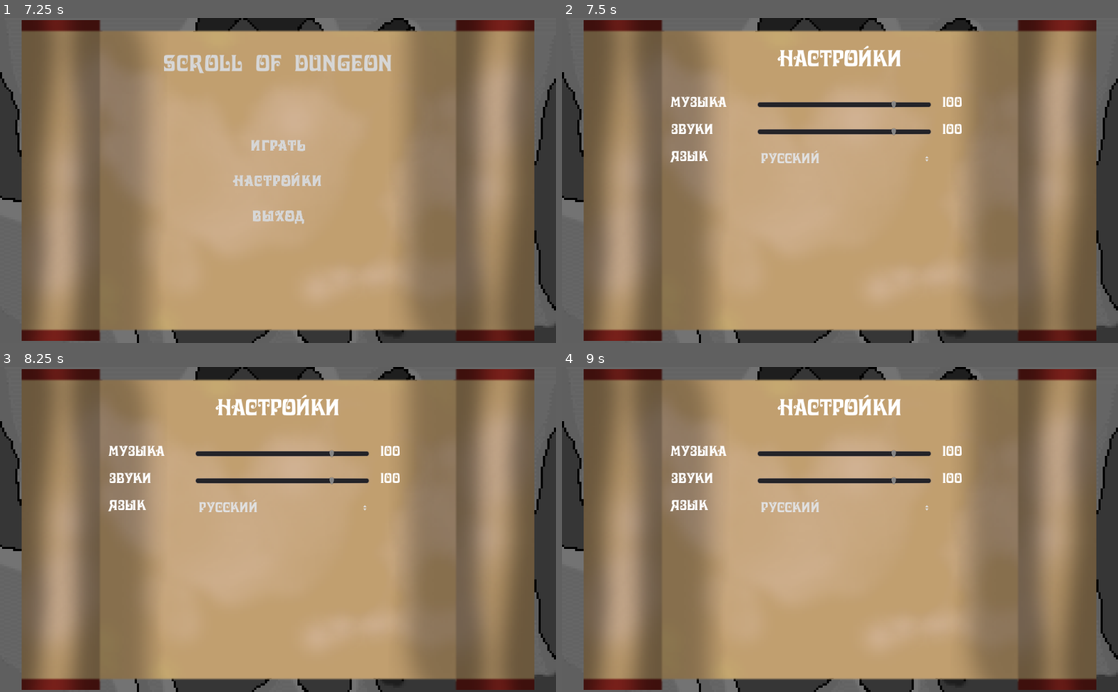
Above: before the commit, frames 1-4 (two rows, left to right).
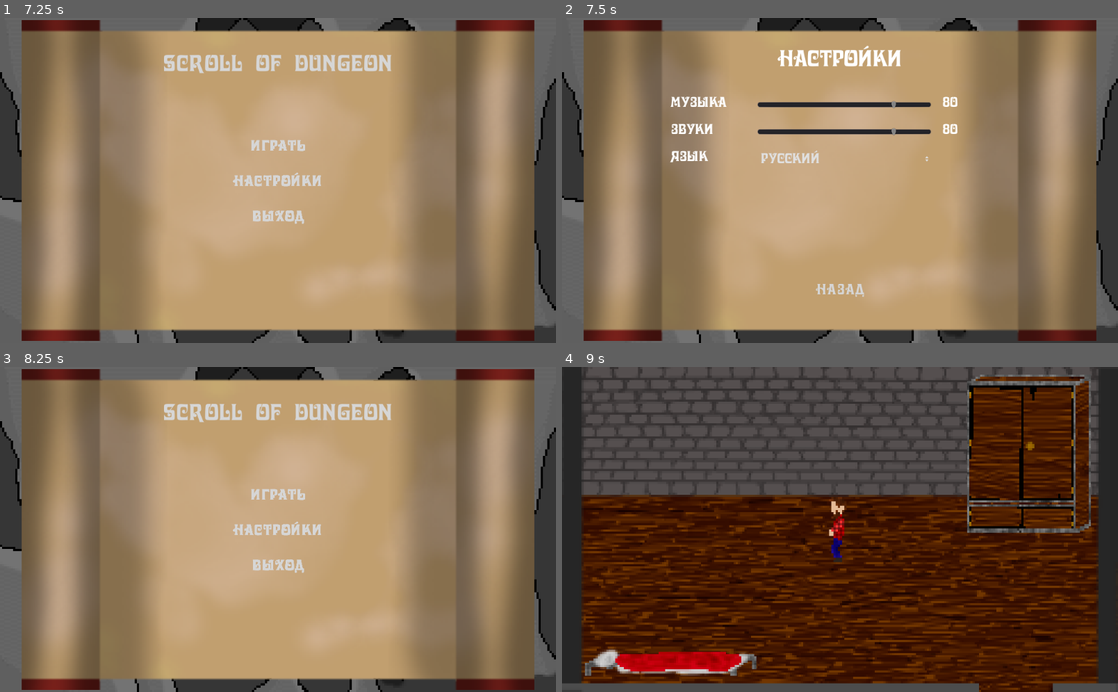
Above: after the commit, the same moments.

Repository: Befrimon/Scroll_of_Dungeon
Game: Godot game, scene res://scenes/Menu.tscn
The game is run twice, just before and just after one commit, with the same random seed, the same clock (stepped at 60 frames per second) and the same inputs.
Inputs (mouse positions are in pixels of both pictures, inside the frame that each line leads up to):
- Up to frame 1 (7.25 s): tap Enter at 0.5, 2, 3.5 s; move the mouse to (400, 164) at 0.52 s; hold D (right) 0.53-1.28 s; click (400, 164) at 0.67 s; tap Space at 1.25, 2.75, 4.25 s; move the mouse to (166, 196) at 1.27 s; hold S (down) 1.28-2.03 s; move the mouse to (333, 109) at 2.02 s; hold D (right) 2.03-2.78 s; move the mouse to (250, 245) at 2.77 s; hold W (up) 2.78-3.53 s; click (250, 245) at 2.92 s; move the mouse to (444, 229) at 3.52 s; hold A (left) 3.53-5.03 s; move the mouse to (111, 131) at 4.27 s; move the mouse to (305, 180) at 5.02 s; hold S (down) 5.03-5.78 s; click (305, 180) at 5.17 s; move the mouse to (194, 99) at 5.77 s; hold D (right) 5.78-6.53 s; move the mouse to (400, 164) at 6.52 s; hold W (up) from 6.53 s (still down)
- Up to frame 2 (7.5 s): release W (up) at 7.25 s; click "Настройки" at 7.25 s
- Up to frame 3 (8.25 s): click (278, 640) at 8 s, where only the run after the commit has a clickable "Назад"
- Up to frame 4 (9 s): click (840, 497) at 8.75 s, where only the run after the commit has a clickable "Играть"

Frame 1 is identical in both runs. In frame 2, 0.3% of the frame differs, in the area x 45-72%, y 24-86%; in frame 3, 4.4%; in frame 4, 94%, in the area x 0-100%, y 0-100%.

Commit message:
Update files Change settings menu

Diff:
--- a/languages/eng.json
+++ b/languages/eng.json
@@ -13,6 +13,9 @@
 	  "Music": "Music",
 	  "Sound": "Sounds",
 	  "Lang": "Language"
+	},
+	"buttons": {
+	  "back": "Back"
 	}
   }
 }
--- a/languages/rus.json
+++ b/languages/rus.json
@@ -13,6 +13,9 @@
 	  "Music": "Музыка",
 	  "Sound": "Звуки",
 	  "Lang": "Язык"
+	},
+	"buttons": {
+	  "back": "Назад"
 	}
   }
 }
--- a/scenes/Settings.tscn
+++ b/scenes/Settings.tscn
@@ -130,5 +130,6 @@
 flat = true
 script = ExtResource( 4 )
 
-[connection signal="changed" from="MusicEdit/Slider" to="." method="_on_Music_changed"]
-[connection signal="changed" from="SoundEdit/Slider" to="." method="_on_Sound_changed"]
+[connection signal="value_changed" from="MusicEdit/Slider" to="." method="_on_Music_changed"]
+[connection signal="value_changed" from="SoundEdit/Slider" to="." method="_on_Sound_changed"]
+[connection signal="item_selected" from="LangEdit/ItemBar" to="." method="_on_item_selected"]
--- a/scripts/Const.gd
+++ b/scripts/Const.gd
@@ -3,8 +3,10 @@
 var PARAMETERS = NAN
 var LANGUAGE = NAN
 var LANG_LIST = []
+var SHORT_LANG = []
 var SELECT_LANG = -1
 
+var is_menu_open = false
 var lamp_count = 0
 
 
--- a/scripts/Functions.gd
+++ b/scripts/Functions.gd
@@ -10,6 +10,7 @@
 		lang_id += 1
 		var lang = read_json("res://languages/"+file)
 		Const.LANG_LIST.append(lang["title"])
+		Const.SHORT_LANG.append(file.substr(0, 3))
 
 
 func open_dir(path):
--- a/scripts/Scroll.gd
+++ b/scripts/Scroll.gd
@@ -2,6 +2,16 @@
 
 var is_anim = false
 var do_anim = false
+
+
+func _ready():
+	if not Const.is_menu_open: return
+	self.get_parent().show_timeout = 0
+	self.rotation_degrees = 0
+	self.scale = Vector2(4, 4)
+	self.play("NowOpen")
+	is_anim = true
+	do_anim = true
 
 
 func _input(event):
@@ -27,3 +37,4 @@
 		self.play("Open")
 		self.get_parent().show_timeout = 0.82
 	do_anim = true
+	Const.is_menu_open = true
--- a/scripts/Settings.gd
+++ b/scripts/Settings.gd
@@ -10,8 +10,22 @@
 	$MusicEdit/Slider.value = Const.PARAMETERS["music"]
 	$SoundEdit/Slider.value = Const.PARAMETERS["volume"]
 
+	var button = load("res://sprites/Button.tscn").instance()
+	button.generate("menu", sett_data["buttons"]["back"], [512, 500], [210, 30])
+	button.connect("pressed", self, "to_menu")
+	self.add_child(button)
 
-func _on_Music_changed():
-	$MusicEdit/Value.text = str(int($MusicEdit/Slider.value))
-func _on_Sound_changed():
-	$SoundEdit/Value.text = str(int($SoundEdit/Slider.value))
+
+func to_menu():
+	get_tree().change_scene("res://scenes/Menu.tscn")
+
+func _on_Music_changed(value):
+	$MusicEdit/Value.text = str(value)
+func _on_Sound_changed(value):
+	$SoundEdit/Value.text = str(value)
+
+func _on_item_selected(index):
+	Const.SELECT_LANG = index
+	Const.PARAMETERS["language"] = Const.SHORT_LANG[index]
+	Const.LANGUAGE = Functions.read_json("res://languages/"+Const.PARAMETERS["language"]+".json")
+	get_tree().reload_current_scene()
--- a/sprites/Scroll.tscn
+++ b/sprites/Scroll.tscn
@@ -50,6 +50,11 @@
 "loop": false,
 "name": "Open",
 "speed": 50.0
+}, {
+"frames": [ ExtResource( 3 ) ],
+"loop": true,
+"name": "NowOpen",
+"speed": 5.0
 } ]
 
 [node name="Scroll" type="AnimatedSprite"]
